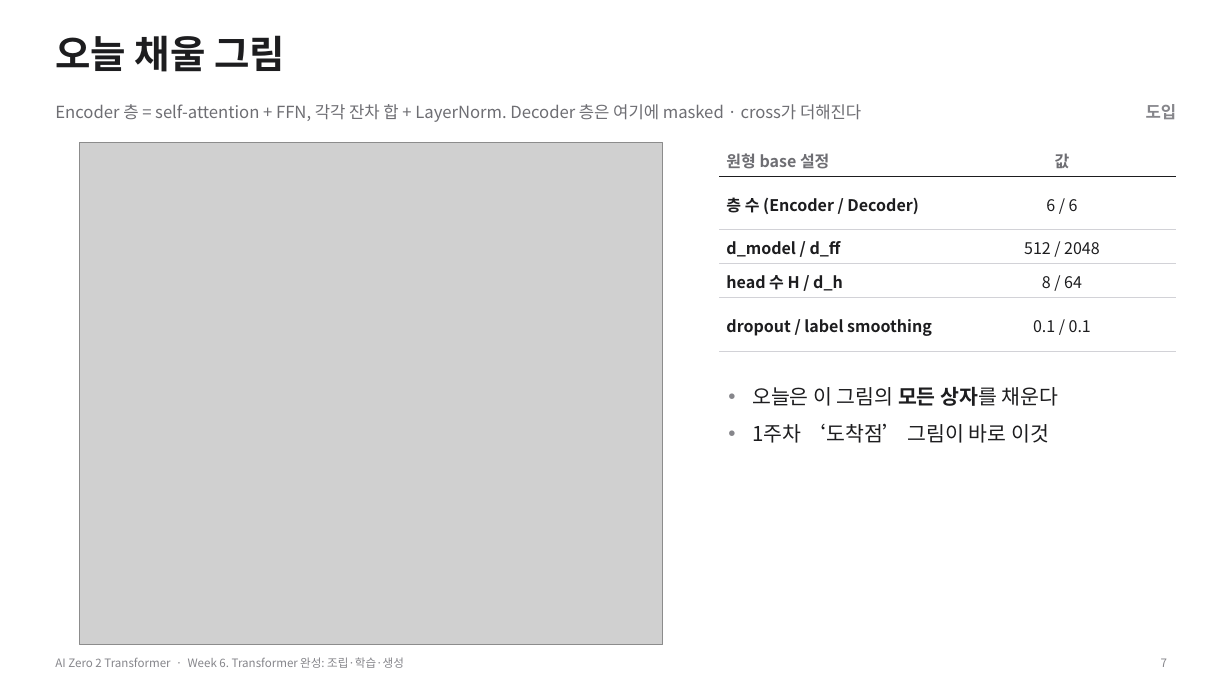
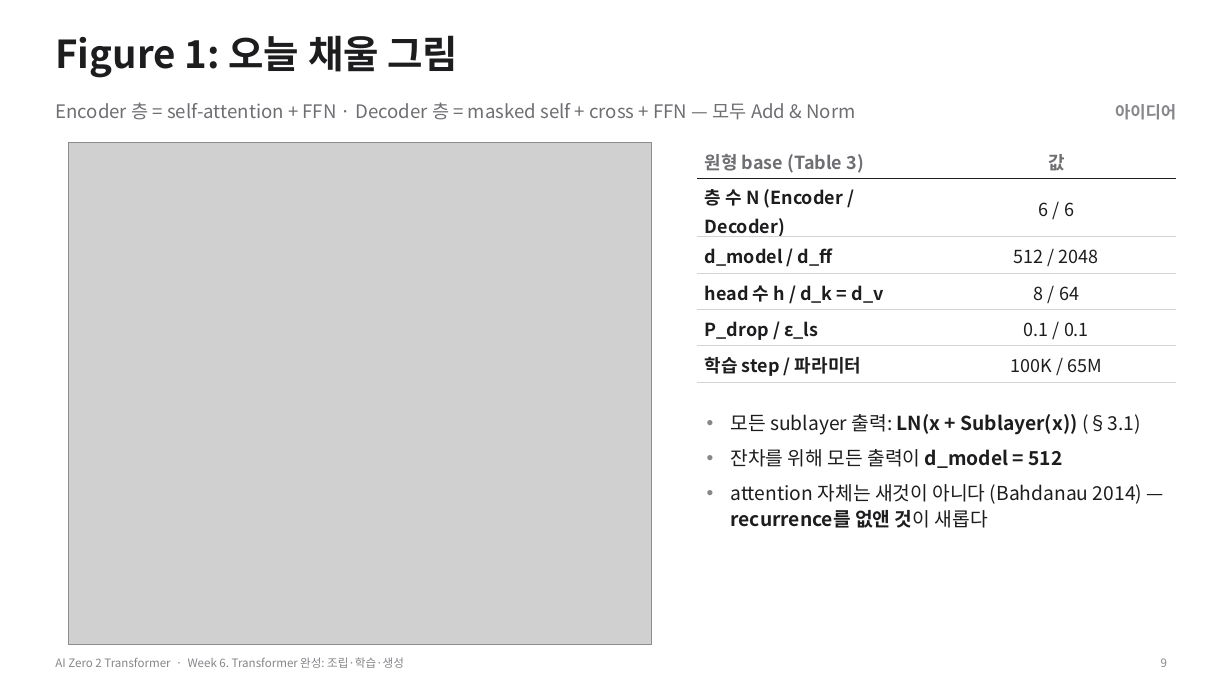
Before and after one commit to myunhh/AI-Zero-2-Transformers, a slide deck: slide 9 of lectures/week06_transformer_complete.pptx (slide 7 before the commit). Drawn at 1232x693 pixels with LibreOffice and Linux fonts; fonts in the diff are those of the drawing; grey boxes stand for pictures. Boxes give left, top, right and bottom in pixels: in the first picture for what was removed or moved away, otherwise in the second. Text is boxed around its words. In the diff, an @@ line names an element or a change of style, - is before the commit and + after.

```diff
--- a/lectures/week06_transformer_complete.pptx
+++ b/lectures/week06_transformer_complete.pptx
@@ title at (55, 35, 459, 78): text changed @@
-오늘 채울 그림
+Figure 1: 오늘 채울 그림
@@ text at (55, 102, 855, 120): text changed; size 13 to 14.5 pt @@
-Encoder 층 = self-attention + FFN, 각각 잔차 합 + LayerNorm. Decoder 층은 여기에 masked · cross가 더해진다
+Encoder 층 = self-attention + FFN · Decoder 층 = masked self + cross + FFN — 모두 Add & Norm
@@ text at (1115, 104, 1176, 120): text changed @@
-도입
+아이디어
@@ picture: place and size @@
-picture at (79, 142, 664, 645)
+picture at (68, 142, 653, 645)
@@ table at (698, 142, 1177, 382) @@
-row 1, column 1: 원형 base 설정
+row 1, column 1: 원형 base (Table 3)
-row 2, column 1: 층 수 (Encoder / Decoder)
+row 2, column 1: 층 수 N (Encoder / Decoder)
-row 4: head 수 H / d_h | 8 / 64
-row 5: dropout / label smoothing | 0.1 / 0.1
+row 4: head 수 h / d_k = d_v | 8 / 64
+row 5: P_drop / ε_ls | 0.1 / 0.1
+row 6: 학습 step / 파라미터 | 100K / 65M
@@ table: place and size @@
-table at (719, 142, 1176, 351)
+table at (698, 142, 1177, 382)
@@ text at (731, 414, 1142, 528): text changed; size 16 to 15 pt @@
-• 오늘은 이 그림의 모든 상자를 채운다
-• 1주차 ‘도착점’ 그림이 바로 이것
+• 모든 sublayer 출력: LN(x + Sublayer(x)) (§3.1)
+• 잔차를 위해 모든 출력이 d_model = 512
+• attention 자체는 새것이 아니다 (Bahdanau 2014) — recurrence를 없앤 것이 새롭다
@@ page number at (1161, 658, 1167, 667): text changed @@
-7
+9
```
Also in this commit, not shown: 27 other slides changed, 24 slides added, 18 slides removed, 11 other files.
